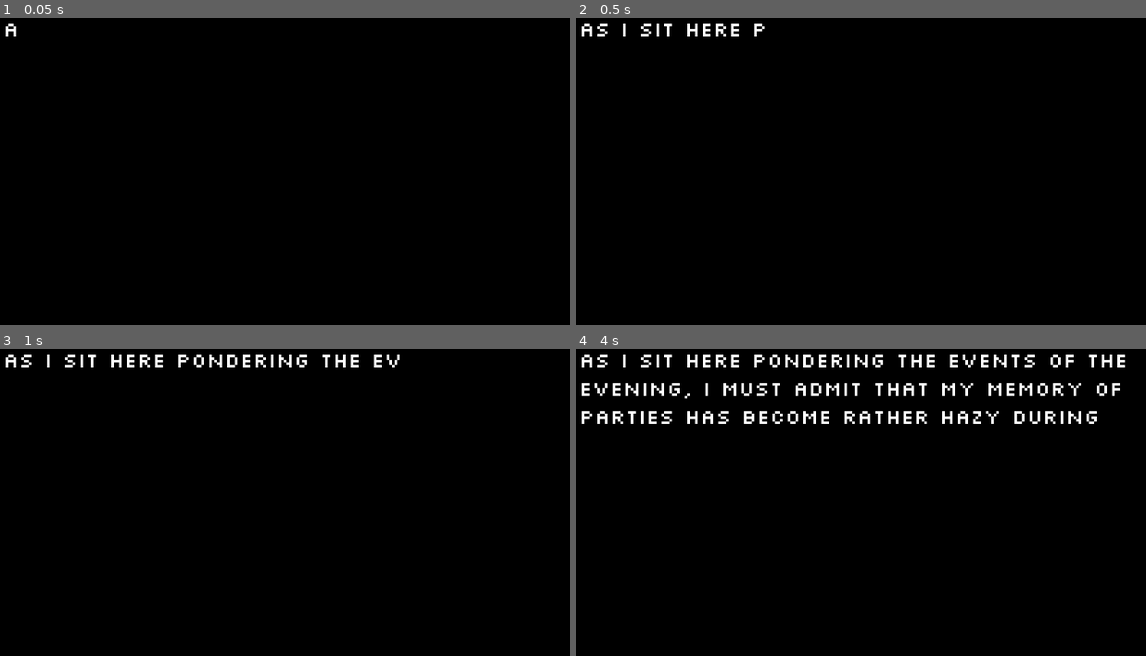
Above: before the commit, frames 1-4 (two rows, left to right).
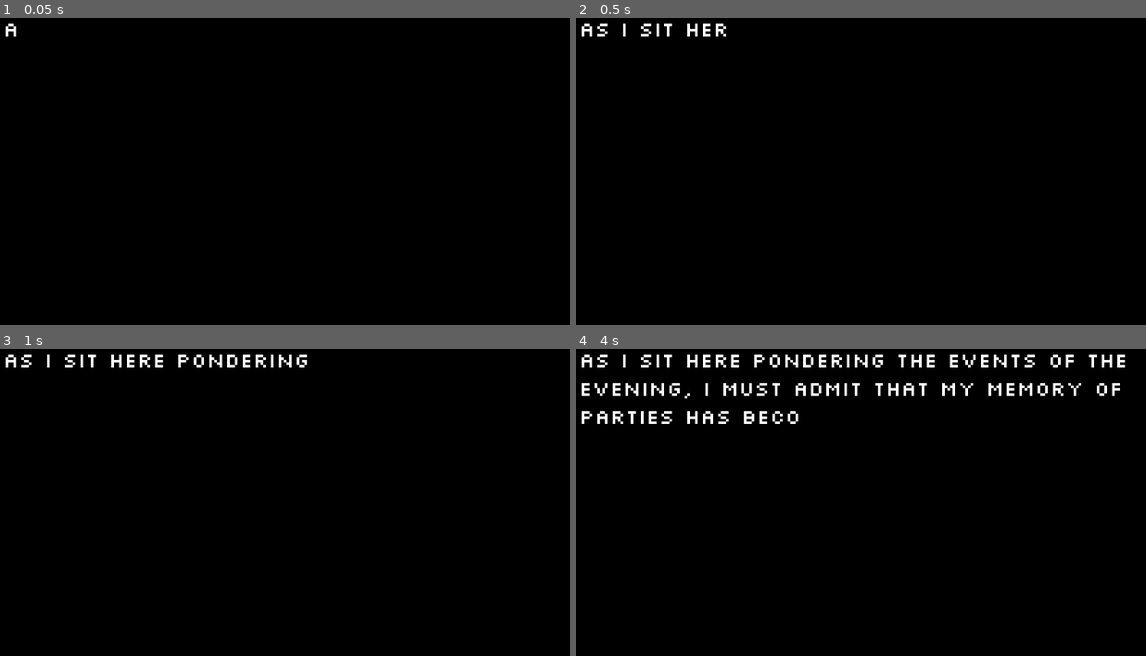
Above: after the commit, the same moments.

Repository: Jibby-Games/PizzaJam11
Game: Godot game, scene res://ui/end_game.tscn
Two runs of this game, one before a commit and one after it. Both use one fixed random seed, a clock stepped at 60 frames per second and the inputs below. This scene is started directly instead of the project's main scene.
Inputs (mouse positions are in pixels of both pictures, inside the frame that each line leads up to):
- Up to frame 1 (0.05 s): no input
- Up to frame 2 (0.5 s): no input
- Up to frame 3 (1 s): tap Enter (ui_accept) at 0.5, 0.77 s; move the mouse to (456, 505) at 0.52 s; press the mouse at (456, 505) at 0.53 s; hold D (right) from 0.53 s (still down)
- Up to frame 4 (4 s): move the mouse to (718, 548) at 1.27 s; release D (right) at 1.28 s; release the mouse at (718, 548) at 1.28 s; hold S (down) 1.28-2.03 s; click (718, 548) at 1.35 s; tap Enter (ui_accept) at 1.52, 3.02, 3.77 s; move the mouse to (940, 434) at 2.02 s; press the mouse at (940, 434) at 2.03 s; hold D (right) 2.03-2.78 s; move the mouse to (832, 609) at 2.77 s; release the mouse at (832, 609) at 2.78 s; hold W (up) 2.78-3.53 s; click (832, 609) at 2.85 s; move the mouse to (1089, 588) at 3.52 s; press the mouse at (1089, 588) at 3.53 s; hold A (left) from 3.53 s (still down)

Frame 1 is identical in both runs. In frame 2, 0.1% of the frame differs, in the area x 27-34%, y 1-7%; in frame 3, 0.2%; in frame 4, 0.9%, in the area x 39-92%, y 20-25%.

Commit message:
feat: add end game screen

Diff:
--- a/singletons/level_manager.gd
+++ b/singletons/level_manager.gd
@@ -12,6 +12,7 @@
 	preload("res://levels/level5.tscn"),
 	preload("res://levels/level6.tscn"),
 	preload("res://levels/PartyGame/house2.tscn"),
+	preload("res://ui/end_game.tscn"),
 ]
 
 var current_level := 0
--- /dev/null
+++ b/ui/end_game.gd
@@ -0,0 +1,16 @@
+extends Control
+
+
+# Called when the node enters the scene tree for the first time.
+func _ready():
+	UI.hide_all()
+	Music.play_song("sensual")
+	var awkward_score := int(UI.total_awkwardness*100)
+	print_debug("Awkward score was: %d", awkward_score)
+	%score.text = "%d%%" % awkward_score
+	if awkward_score < 100:
+		%awkwardtext.text = "Wow, very impressive! Were you cheating???"
+	elif awkward_score < 1000:
+		%awkwardtext.text = "Not bad!"
+	else:
+		%awkwardtext.text = "Wow, you were pretty awkward, huh?"
--- a/ui/end_game.tscn
+++ b/ui/end_game.tscn
@@ -1,11 +1,13 @@
-[gd_scene load_steps=6 format=3 uid="uid://bsr8d323r34ir"]
+[gd_scene load_steps=10 format=3 uid="uid://bsr8d323r34ir"]
+
+[ext_resource type="Script" path="res://ui/end_game.gd" id="1_npy8l"]
 
 [sub_resource type="LabelSettings" id="LabelSettings_joc3u"]
 font_size = 32
 
 [sub_resource type="Animation" id="Animation_olroj"]
 resource_name = "outro"
-length = 40.0
+length = 45.0
 step = 0.5
 tracks/0/type = "value"
 tracks/0/imported = false
@@ -38,10 +40,70 @@
 tracks/2/interp = 1
 tracks/2/loop_wrap = true
 tracks/2/keys = {
-"times": PackedFloat32Array(32, 33, 39, 40),
-"transitions": PackedFloat32Array(0.5, 1, 1, 0.5),
-"update": 0,
-"values": [Color(1, 1, 1, 0), Color(1, 1, 1, 1), Color(1, 1, 1, 1), Color(1, 1, 1, 0)]
+"times": PackedFloat32Array(0, 32, 33, 39, 40),
+"transitions": PackedFloat32Array(0.5, 0.5, 1, 1, 0.5),
+"update": 0,
+"values": [Color(1, 1, 1, 0), Color(1, 1, 1, 0), Color(1, 1, 1, 1), Color(1, 1, 1, 1), Color(1, 1, 1, 0)]
+}
+tracks/3/type = "value"
+tracks/3/imported = false
+tracks/3/enabled = true
+tracks/3/path = NodePath("Ending:visible")
+tracks/3/interp = 1
+tracks/3/loop_wrap = true
+tracks/3/keys = {
+"times": PackedFloat32Array(0, 40),
+"transitions": PackedFloat32Array(1, 1),
+"update": 1,
+"values": [false, true]
+}
+tracks/4/type = "value"
+tracks/4/imported = false
+tracks/4/enabled = true
+tracks/4/path = NodePath("Ending:modulate")
+tracks/4/interp = 1
+tracks/4/loop_wrap = true
+tracks/4/keys = {
+"times": PackedFloat32Array(40, 41),
+"transitions": PackedFloat32Array(0.5, 0.5),
+"update": 0,
+"values": [Color(1, 1, 1, 0), Color(1, 1, 1, 1)]
+}
+tracks/5/type = "value"
+tracks/5/imported = false
+tracks/5/enabled = true
+tracks/5/path = NodePath("Ending/scorelabel:modulate")
+tracks/5/interp = 1
+tracks/5/loop_wrap = true
+tracks/5/keys = {
+"times": PackedFloat32Array(41, 42),
+"transitions": PackedFloat32Array(0.5, 0.5),
+"update": 0,
+"values": [Color(1, 1, 1, 0), Color(1, 1, 1, 1)]
+}
+tracks/6/type = "value"
+tracks/6/imported = false
+tracks/6/enabled = true
+tracks/6/path = NodePath("Ending/score:modulate")
+tracks/6/interp = 1
+tracks/6/loop_wrap = true
+tracks/6/keys = {
+"times": PackedFloat32Array(42, 43),
+"transitions": PackedFloat32Array(0.5, 0.5),
+"update": 0,
+"values": [Color(1, 1, 1, 0), Color(1, 1, 1, 1)]
+}
+tracks/7/type = "value"
+tracks/7/imported = false
+tracks/7/enabled = true
+tracks/7/path = NodePath("Ending/awkwardtext:modulate")
+tracks/7/interp = 1
+tracks/7/loop_wrap = true
+tracks/7/keys = {
+"times": PackedFloat32Array(43, 44),
+"transitions": PackedFloat32Array(0.5, 0.5),
+"update": 0,
+"values": [Color(1, 1, 1, 0), Color(1, 1, 1, 1)]
 }
 
 [sub_resource type="Animation" id="Animation_1wglq"]
@@ -82,6 +144,66 @@
 "update": 0,
 "values": [Color(1, 1, 1, 1)]
 }
+tracks/3/type = "value"
+tracks/3/imported = false
+tracks/3/enabled = true
+tracks/3/path = NodePath("Ending:visible")
+tracks/3/interp = 1
+tracks/3/loop_wrap = true
+tracks/3/keys = {
+"times": PackedFloat32Array(0),
+"transitions": PackedFloat32Array(1),
+"update": 1,
+"values": [true]
+}
+tracks/4/type = "value"
+tracks/4/imported = false
+tracks/4/enabled = true
+tracks/4/path = NodePath("Ending:modulate")
+tracks/4/interp = 1
+tracks/4/loop_wrap = true
+tracks/4/keys = {
+"times": PackedFloat32Array(0),
+"transitions": PackedFloat32Array(1),
+"update": 0,
+"values": [Color(1, 1, 1, 1)]
+}
+tracks/5/type = "value"
+tracks/5/imported = false
+tracks/5/enabled = true
+tracks/5/path = NodePath("Ending/scorelabel:modulate")
+tracks/5/interp = 1
+tracks/5/loop_wrap = true
+tracks/5/keys = {
+"times": PackedFloat32Array(0),
+"transitions": PackedFloat32Array(1),
+"update": 0,
+"values": [Color(1, 1, 1, 1)]
+}
+tracks/6/type = "value"
+tracks/6/imported = false
+tracks/6/enabled = true
+tracks/6/path = NodePath("Ending/score:modulate")
+tracks/6/interp = 1
+tracks/6/loop_wrap = true
+tracks/6/keys = {
+"times": PackedFloat32Array(0),
+"transitions": PackedFloat32Array(1),
+"update": 0,
+"values": [Color(1, 1, 1, 1)]
+}
+tracks/7/type = "value"
+tracks/7/imported = false
+tracks/7/enabled = true
+tracks/7/path = NodePath("Ending/awkwardtext:modulate")
+tracks/7/interp = 1
+tracks/7/loop_wrap = true
+tracks/7/keys = {
+"times": PackedFloat32Array(0),
+"transitions": PackedFloat32Array(1),
+"update": 0,
+"values": [Color(1, 1, 1, 1)]
+}
 
 [sub_resource type="AnimationLibrary" id="AnimationLibrary_c6hfy"]
 _data = {
@@ -91,6 +213,15 @@
 
 [sub_resource type="LabelSettings" id="LabelSettings_nv25s"]
 font_size = 32
+
+[sub_resource type="LabelSettings" id="LabelSettings_kc8ou"]
+font_size = 48
+
+[sub_resource type="LabelSettings" id="LabelSettings_cxruy"]
+font_size = 32
+
+[sub_resource type="LabelSettings" id="LabelSettings_mtybq"]
+font_size = 128
 
 [node name="EndGame" type="Control"]
 layout_mode = 3
@@ -99,6 +230,7 @@
 anchor_bottom = 1.0
 grow_horizontal = 2
 grow_vertical = 2
+script = ExtResource("1_npy8l")
 
 [node name="Panel" type="Panel" parent="."]
 modulate = Color(0, 0, 0, 1)
@@ -133,8 +265,6 @@
 
 Conversations buzzed around me like bees in a garden, and I found myself struggling to keep up, my social skills rusty from disuse.
 
-The music thumped loudly, and while I attempted to sway along, my movements felt stiff and awkward, as if my body had forgotten how to dance.
-
 I navigated the unfamiliar terrain of small talk and mingling and in the end, while the evening was undoubtedly a departure from my usual routine, it left me feeling disoriented and out of place, a stranger in a world I once knew..."
 label_settings = SubResource("LabelSettings_joc3u")
 autowrap_mode = 2
@@ -158,8 +288,78 @@
 offset_bottom = 101.0
 grow_horizontal = 2
 grow_vertical = 2
-text = "And what the hell was up with those bathroom levels?
-
-It's almost as if the game took a completely different direction during development..."
+text = "And what the hell was up with those bathroom levels?"
 label_settings = SubResource("LabelSettings_nv25s")
 autowrap_mode = 2
+
+[node name="Ending" type="Control" parent="."]
+layout_mode = 1
+anchors_preset = 15
+anchor_right = 1.0
+anchor_bottom = 1.0
+grow_horizontal = 2
+grow_vertical = 2
+
+[node name="thanks" type="Label" parent="Ending"]
+layout_mode = 1
+anchors_preset = 10
+anchor_right = 1.0
+offset_top = 30.0
+offset_bottom = 71.0
+grow_horizontal = 2
+text = "Thank you for playing our game!"
+label_settings = SubResource("LabelSettings_kc8ou")
+horizontal_alignment = 1
+
+[node name="scorelabel" type="Label" parent="Ending"]
+layout_mode = 1
+anchors_preset = 8
+anchor_left = 0.5
+anchor_top = 0.5
+anchor_right = 0.5
+anchor_bottom = 0.5
+offset_left = -312.0
+offset_top = -127.0
+offset_right = 312.0
+offset_bottom = 220.0
+grow_horizontal = 2
+grow_vertical = 2
+text = "Your awkwardness was:"
+label_settings = SubResource("LabelSettings_cxruy")
+horizontal_alignment = 1
+
+[node name="score" type="Label" parent="Ending"]
+unique_name_in_owner = true
+layout_mode = 1
+anchors_preset = 8
+anchor_left = 0.5
+anchor_top = 0.5
+anchor_right = 0.5
+anchor_bottom = 0.5
+offset_left = -146.5
+offset_top = -94.0
+offset_right = 146.5
+offset_bottom = 94.0
+grow_horizontal = 2
+grow_vertical = 2
+text = "69"
+label_settings = SubResource("LabelSettings_mtybq")
+horizontal_alignment = 1
+
+[node name="awkwardtext" type="Label" parent="Ending"]
+unique_name_in_owner = true
+layout_mode = 1
+anchors_preset = 8
+anchor_left = 0.5
+anchor_top = 0.5
+anchor_right = 0.5
+anchor_bottom = 0.5
+offset_left = -384.0
+offset_top = 168.0
+offset_right = 384.0
+offset_bottom = 220.0
+grow_horizontal = 2
+grow_vertical = 2
+text = "Wow, you were pretty awkward, huh?"
+label_settings = SubResource("LabelSettings_cxruy")
+horizontal_alignment = 1
